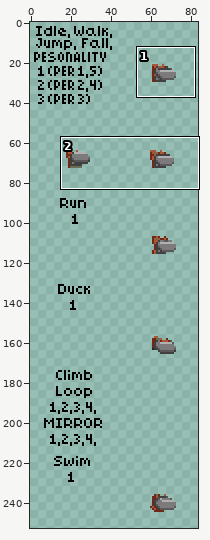
Two states of a sprite sheet, items/armors/human/human-tier1/chestf.png. Above, an overview of the earlier version with the close-up marked.
Close-up. Earlier state:
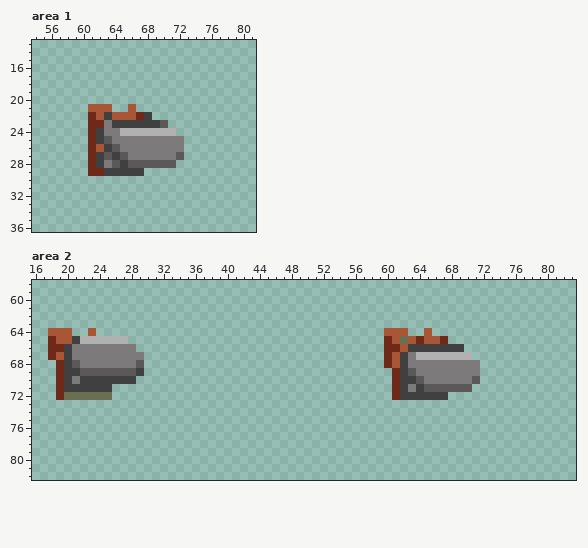
The file is 86x258 pixels. Shown: area 1: x 54..81, y 13..36; area 2: x 16..83, y 58..82. The wide view leaves out empty margins. The commit also changed other parts of the picture, which this record leaves out.
Now the later version:
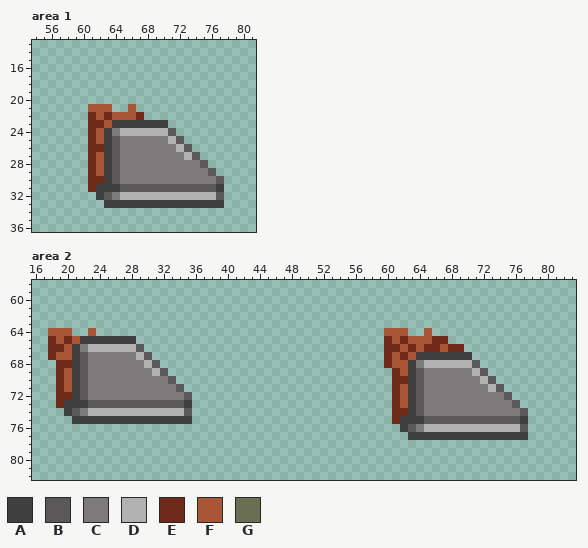
Palette (. is transparent): A #404040  B #5a5859  C #7c7a7a  D #b1b1b1  E #6f2919  F #a85636  G #6b6f52
The edit:
{"where": "area 1"}
{"y":22,"x":63,"old":"A","new":"E"}
{"y":22,"x":68,"old":"A","new":"."}
{"y":23,"x":63,"old":"C","new":"F"}
{"y":23,"x":70,"old":"B","new":"A"}
{"y":24,"x":62,"old":"AC","new":"FA"}
{"y":24,"x":71,"old":"D","new":"B"}
{"y":25,"x":62,"old":"ABC","new":"FAB"}
{"y":25,"x":71,"old":"CC","new":"DB"}
{"y":26,"x":62,"old":"F","new":"E"}
{"y":26,"x":72,"old":"C.","new":"DB"}
{"y":27,"x":62,"old":"ABAB","new":"FABC"}
{"y":27,"x":72,"old":"B..","new":"CDB"}
{"y":28,"x":62,"old":"AC","new":"FA"}
{"y":28,"x":65,"old":"ABBBBBB....","new":"CCCCCCCCCCB"}
{"y":29,"x":62,"old":"E","new":"F"}
{"y":29,"x":64,"old":"AAAA.........","new":"BCCCCCCCCCCCB"}
{"y":30,"x":61,"old":".................","new":"EEABCCCCCCCCCCCCB"}
{"y":31,"x":61,"old":".................","new":"EAAABBBBBBBBBBBBA"}
{"y":32,"x":62,"old":"................","new":"ABCDDDDDDDDDDDDB"}
{"y":33,"x":63,"old":"...............","new":"AAAAAAAAAAAAAAA"}
{"where": "area 2"}
{"y":65,"x":20,"old":"FADDDDDD.","new":"EFAAAAAAA"}
{"y":65,"x":62,"old":"G","new":"E"}
{"y":65,"x":64,"old":"E","new":"F"}
{"y":65,"x":66,"old":"F","new":"E"}
{"y":66,"x":20,"old":"AC","new":"FA"}
{"y":66,"x":23,"old":"CCCCCC.","new":"DDDDDDB"}
{"y":66,"x":63,"old":"AAAAAAA","new":"EFEEFEE"}
{"y":67,"x":20,"old":"ACC","new":"FAB"}
{"y":67,"x":29,"old":"C.","new":"DB"}
{"y":67,"x":62,"old":"ACDDDDDDD","new":"EFAAAAAAA"}
{"y":68,"x":20,"old":"ABC","new":"EAB"}
{"y":68,"x":29,"old":"B..","new":"CDB"}
{"y":68,"x":62,"old":"AC","new":"FA"}
{"y":68,"x":65,"old":"CCCCCCC","new":"DDDDDDB"}
{"y":69,"x":20,"old":"A","new":"F"}
{"y":69,"x":23,"old":"BBBBBBA...","new":"CCCCCCCCDB"}
{"y":69,"x":62,"old":"ABC","new":"FAB"}
{"y":69,"x":71,"old":"C.","new":"DB"}
{"y":70,"x":20,"old":"ACAAAAAAA.....","new":"FABCCCCCCCCCCB"}
{"y":70,"x":62,"old":"A","new":"E"}
{"y":70,"x":71,"old":"B..","new":"CDB"}
{"y":71,"x":20,"old":"A","new":"F"}
{"y":71,"x":22,"old":"AAAA.........","new":"BCCCCCCCCCCCB"}
{"y":71,"x":62,"old":"ACABBBBBB....","new":"FABCCCCCCCCDB"}
{"y":72,"x":20,"old":"GGGGGG..........","new":"EABCCCCCCCCCCCCB"}
{"y":72,"x":62,"old":"A","new":"F"}
{"y":72,"x":64,"old":"AAAA........","new":"BCCCCCCCCCCB"}
{"y":73,"x":19,"old":".................","new":"EAAABBBBBBBBBBBBA"}
{"y":73,"x":61,"old":"................","new":"EFABCCCCCCCCCCCB"}
{"y":74,"x":20,"old":"................","new":"ABCDDDDDDDDDDDDB"}
{"y":74,"x":61,"old":".................","new":"EEABCCCCCCCCCCCCB"}
{"y":75,"x":21,"old":"...............","new":"AAAAAAAAAAAAAAA"}
{"y":75,"x":61,"old":".................","new":"EAAABBBBBBBBBBBBA"}
{"y":76,"x":62,"old":"................","new":"ABCDDDDDDDDDDDDB"}
{"y":77,"x":63,"old":"...............","new":"AAAAAAAAAAAAAAA"}
{"label":"changed","picture_box":[88,112,224,208]}
{"label":"changed","picture_box":[56,336,192,424]}
{"label":"changed","picture_box":[392,336,528,440]}
